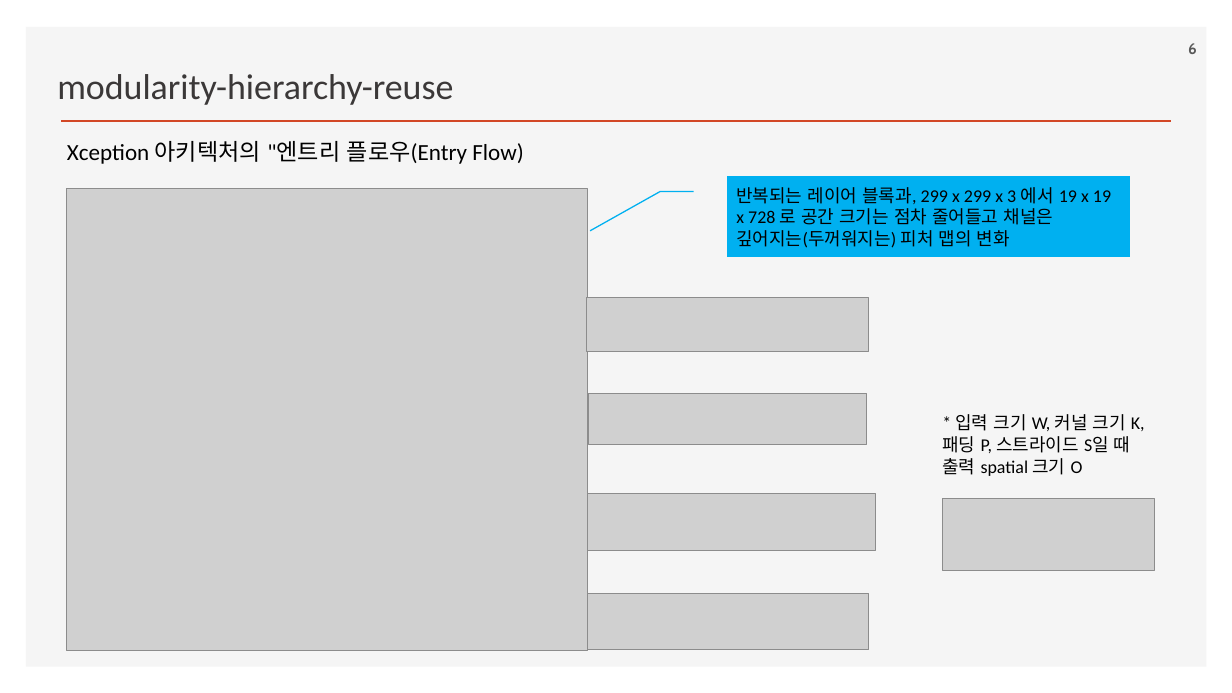
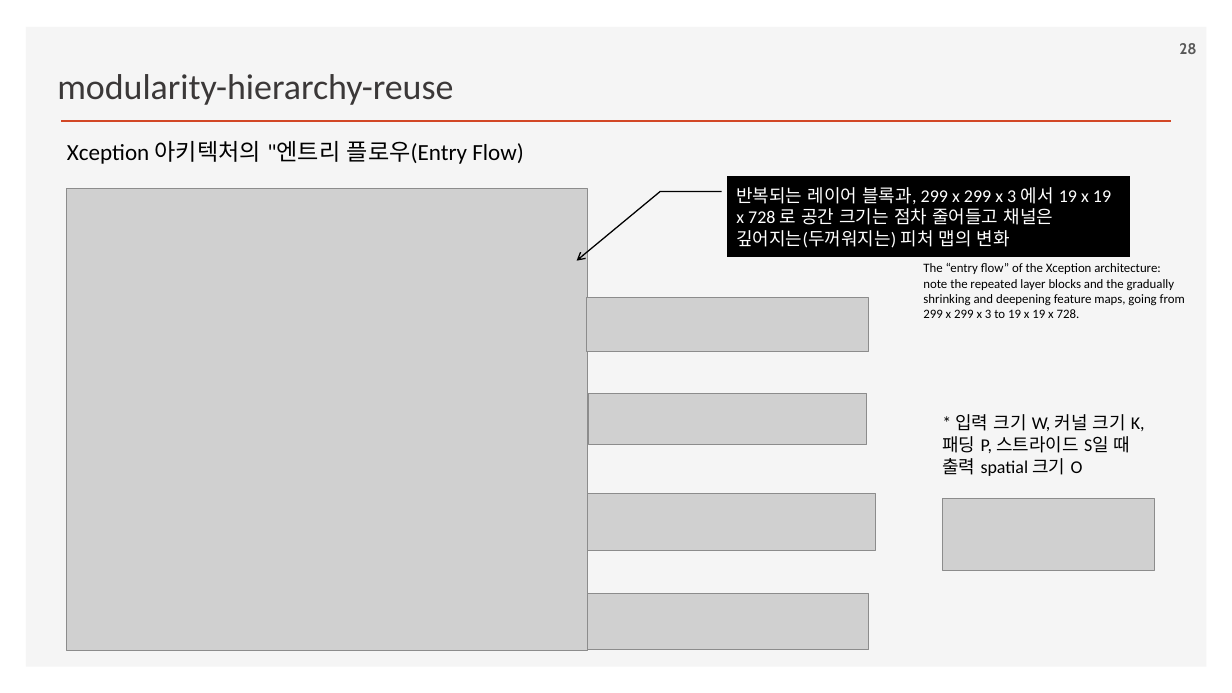
Before and after one commit to ancestor9/2026_Fall_Deep-Learning-with-Python, a slide deck: slide 28 of Chapter 09 ConvNet architecture patterns.pptx (slide 6 before the commit). Drawn at 1232x693 pixels with LibreOffice and Linux fonts; fonts in the diff are those of the drawing; grey boxes stand for pictures; background and template pictures are left out. Boxes give left, top, right and bottom in pixels: in the first picture for what was removed or moved away, otherwise in the second. Text is boxed around its words. In the diff, an @@ line names an element or a change of style, - is before the commit and + after.

```diff
--- a/Chapter 09 ConvNet architecture patterns.pptx
+++ b/Chapter 09 ConvNet architecture patterns.pptx
@@ page number at (x1=1179, y1=43, x2=1196, y2=54): text changed @@
-6
+28
@@ border callout "반복되는 레이어 블록과, 299 x ..." at (x1=727, y1=177, x2=1130, y2=256): text colour #000000 to #FFFFFF; fill #00B0F0 to #000000; outline #00B0F0 1 pt to #000000 1 pt; proportions changed @@
@@ text added at (x1=923, y1=263, x2=1185, y2=318), 10 pt, text #000000 @@
+The “entry flow” of the Xception architecture: note the repeated layer blocks and the gradually shrinking and deepening feature maps, going from 299 x 299 x 3 to 19 x 19 x 728.
```
Also in this commit, not shown: 5 other slides changed, 8 slides added, 1 other file.
